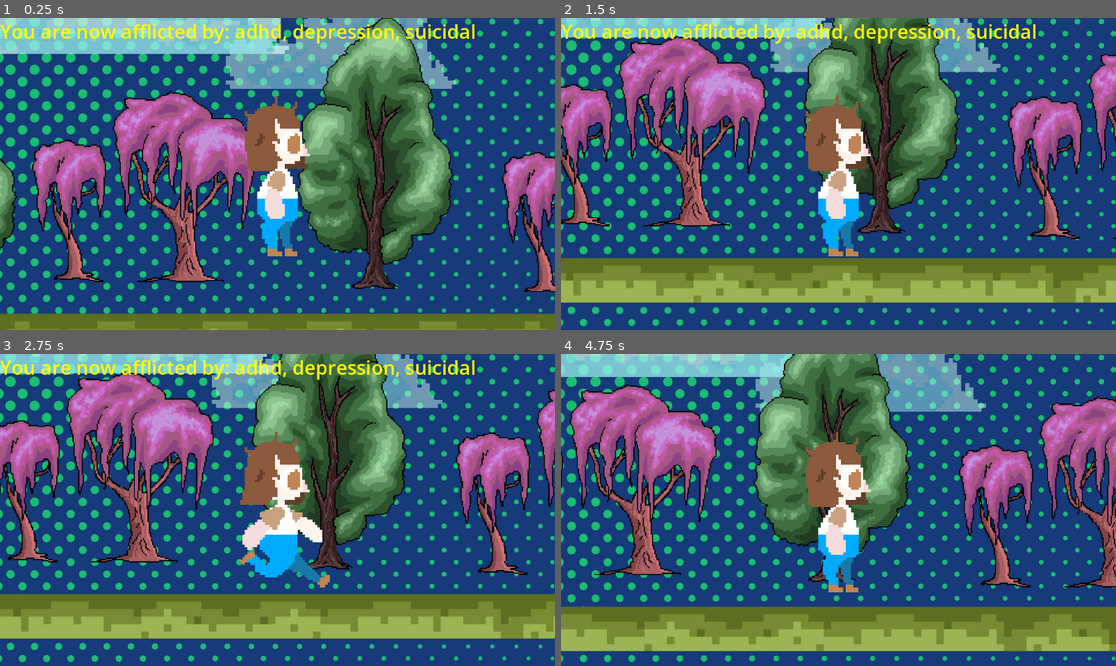
Above: before the commit, frames 1-4 (two rows, left to right).
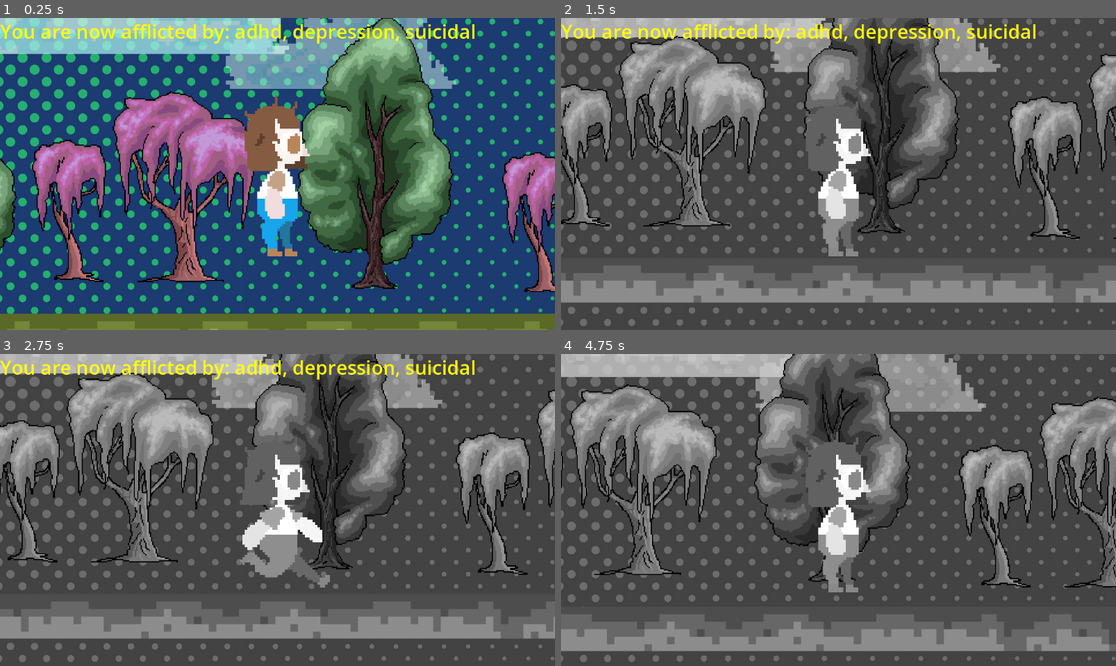
Above: after the commit, the same moments.

Repository: j-karls/jamboys
Game: Godot game, scene res://nodes/base_node.tscn
Two runs of this game, one before a commit and one after it. Both use one fixed random seed, a clock stepped at 60 frames per second and the inputs below.
Inputs:
- Up to frame 1 (0.25 s): no input
- Up to frame 2 (1.5 s): tap Enter (ui_accept) at 0.5, 0.77 s; hold Right (ui_right) from 0.53 s (still down)
- Up to frame 3 (2.75 s): tap Enter (ui_accept) at 1.52 s; release Right (ui_right) at 2.03 s; hold Left (ui_left) from 2.03 s (still down)
- Up to frame 4 (4.75 s): release Left (ui_left) at 2.78 s; hold Right (ui_right) 2.78-4.28 s; tap Enter (ui_accept) at 3.02, 3.77, 4.52 s; hold Left (ui_left) from 4.28 s (still down)

The runs differ from the first frame. In frame 2, 92% of the frame differs, in the area x 0-100%, y 0-100%; in frame 3, 92%; in frame 4, 95%.

Commit message:
Added depression color and expanded buffs

Diff:
--- a/buffs.gd
+++ b/buffs.gd
@@ -3,4 +3,7 @@
 
 @export var buff_name: String = "Unknown Buff"
 @export var speed_multiplier: float = 1.0
-@export var damage_bonus: int = 0
+@export var jump_multiplier: float = 1.0
+@export var damage_multiplier: float = 1.0
+@export var world_effect: String = ""
+@export var character_effect: String = ""
--- a/buffs/adhd.tres
+++ b/buffs/adhd.tres
@@ -5,4 +5,7 @@
 [resource]
 script = ExtResource("1_2wccy")
 buff_name = "adhd"
+speed_multiplier = 1.5
+jump_multiplier = 1.5
+damage_multiplier = 1.5
 metadata/_custom_type_script = "uid://c4ua4yf3nuryr"
--- a/buffs/closeted_gay.tres
+++ b/buffs/closeted_gay.tres
@@ -5,4 +5,6 @@
 [resource]
 script = ExtResource("1_sfkoq")
 buff_name = "closeted gay"
+jump_multiplier = 2.0
+character_effect = "colorful"
 metadata/_custom_type_script = "uid://c4ua4yf3nuryr"
--- a/buffs/depression.tres
+++ b/buffs/depression.tres
@@ -5,5 +5,6 @@
 [resource]
 script = ExtResource("1_wvb4y")
 buff_name = "depression"
-speed_multiplier = 2.0
+speed_multiplier = 0.5
+world_effect = "desaturate"
 metadata/_custom_type_script = "uid://c4ua4yf3nuryr"
--- a/buffs/suicidal.tres
+++ b/buffs/suicidal.tres
@@ -5,4 +5,6 @@
 [resource]
 script = ExtResource("1_wi0ep")
 buff_name = "suicidal"
+damage_multiplier = 2.0
+character_effect = "bleed"
 metadata/_custom_type_script = "uid://c4ua4yf3nuryr"
--- a/nodes/base_node.tscn
+++ b/nodes/base_node.tscn
@@ -9,6 +9,7 @@
 [ext_resource type="Texture2D" uid="uid://bkqe864vtgvnj" path="res://assets/Untitled324_20260615183411.png" id="6_jwog2"]
 [ext_resource type="Script" uid="uid://cvbwmarmqqw8r" path="res://nodes/canvas_layer_ui_manager.gd" id="7_0t18j"]
 [ext_resource type="Script" uid="uid://wjiabfcsn10i" path="res://nodes/assets/character_body_2d.gd" id="7_pogw7"]
+[ext_resource type="Script" uid="uid://mdtrf5r2s3qd" path="res://nodes/world_environment.gd" id="7_uk61a"]
 [ext_resource type="Texture2D" uid="uid://lj4xk4phvuue" path="res://nodes/assets/Untitled323_20260615165743.png" id="8_8b1jn"]
 [ext_resource type="Texture2D" uid="uid://cl1e558isslff" path="res://nodes/assets/Untitled323_20260615172059.png" id="9_roe8m"]
 [ext_resource type="Texture2D" uid="uid://ckwiq40awqlse" path="res://nodes/assets/Untitled323_20260615173110.png" id="10_hcxf5"]
@@ -20,6 +21,10 @@
 [ext_resource type="Resource" uid="uid://bunxa55gxfgce" path="res://buffs/adhd.tres" id="17_ssqj7"]
 [ext_resource type="Resource" uid="uid://b203ns3m4no10" path="res://buffs/suicidal.tres" id="18_jwog2"]
 [ext_resource type="Resource" uid="uid://d0xebblrolmgt" path="res://buffs/closeted_gay.tres" id="19_uk61a"]
+
+[sub_resource type="Environment" id="Environment_jwog2"]
+background_mode = 3
+adjustment_enabled = true
 
 [sub_resource type="RectangleShape2D" id="RectangleShape2D_uk61a"]
 size = Vector2(2044, 100)
@@ -55,6 +60,10 @@
 [node name="BaseNode" type="Node2D" unique_id=1964168779]
 
 [node name="EnvironmentRoot" type="Node2D" parent="." unique_id=539504093]
+
+[node name="WorldEnvironment" type="WorldEnvironment" parent="EnvironmentRoot" unique_id=1806284991]
+environment = SubResource("Environment_jwog2")
+script = ExtResource("7_uk61a")
 
 [node name="Parallax2DBackground" type="Parallax2D" parent="EnvironmentRoot" unique_id=1528106249]
 scroll_scale = Vector2(0, 0)
@@ -138,7 +147,7 @@
 
 [node name="CanvasLayerUIManager" type="CanvasLayer" parent="." unique_id=1940427158 node_paths=PackedStringArray("player_stats_manager")]
 script = ExtResource("7_0t18j")
-player_stats_manager = NodePath("../CharacterBody2D/StatsManager")
+player_stats_manager = NodePath("../Player/StatsManager")
 
 [node name="Label" type="Label" parent="CanvasLayerUIManager" unique_id=796847198]
 offset_right = 40.0
@@ -147,28 +156,29 @@
 horizontal_alignment = 1
 vertical_alignment = 1
 
-[node name="CharacterBody2D" type="CharacterBody2D" parent="." unique_id=1348621404]
+[node name="Player" type="CharacterBody2D" parent="." unique_id=1348621404]
 z_index = 3
 scale = Vector2(0.5, 0.5)
 script = ExtResource("7_pogw7")
 
-[node name="AnimatedSprite2D" type="AnimatedSprite2D" parent="CharacterBody2D" unique_id=1122691995]
+[node name="AnimatedSprite2D" type="AnimatedSprite2D" parent="Player" unique_id=1122691995]
 sprite_frames = SubResource("SpriteFrames_7rd1a")
 animation = &"walk"
 script = ExtResource("12_lbhh7")
 
-[node name="CollisionShape2D" type="CollisionShape2D" parent="CharacterBody2D" unique_id=271770616]
+[node name="CollisionShape2D" type="CollisionShape2D" parent="Player" unique_id=271770616]
 position = Vector2(0, 215)
 shape = SubResource("RectangleShape2D_jwog2")
 
-[node name="StatsManager" type="Node" parent="CharacterBody2D" unique_id=60611858]
+[node name="StatsManager" type="Node" parent="Player" unique_id=60611858]
 script = ExtResource("13_8b1jn")
 all_game_buffs = Array[ExtResource("15_hcxf5")]([ExtResource("16_oxhua"), ExtResource("17_ssqj7"), ExtResource("18_jwog2"), ExtResource("19_uk61a")])
 
-[node name="Camera2D" type="Camera2D" parent="CharacterBody2D" unique_id=1990318908]
+[node name="Camera2D" type="Camera2D" parent="Player" unique_id=1990318908]
 position = Vector2(4, 110)
 zoom = Vector2(0.4, 0.4)
 script = ExtResource("4_8kaxv")
 speed = 0.0
 
-[connection signal="buffs_applied" from="CharacterBody2D/StatsManager" to="CharacterBody2D" method="_on_stats_manager_buffs_applied"]
+[connection signal="buffs_applied" from="Player/StatsManager" to="Player" method="_on_stats_manager_buffs_applied"]
+[connection signal="buffs_applied" from="Player/StatsManager" to="EnvironmentRoot/WorldEnvironment" method="_on_stats_manager_buffs_applied"]
--- /dev/null
+++ b/nodes/world_environment.gd
@@ -0,0 +1,41 @@
+extends WorldEnvironment
+
+
+# Called when the node enters the scene tree for the first time.
+func _ready() -> void:
+	pass # Replace with function body.
+
+
+# Called every frame. 'delta' is the elapsed time since the previous frame.
+func _process(delta: float) -> void:
+	pass
+
+
+# This function is triggered whenever the StatsManager emits its signal
+func _on_stats_manager_buffs_applied(active_buffs: Array[Buff]) -> void:
+	var should_desaturate: bool = false
+
+	for buff in active_buffs:
+		if buff.world_effect == "desaturate":
+			should_desaturate = true
+			break
+
+	if should_desaturate:
+		_apply_desaturation()
+	else:
+		_reset_saturation()
+
+func _apply_desaturation() -> void:
+	# Ensure adjustments are enabled on the resource
+	environment.adjustment_enabled = true
+
+	# Smooth transition using a Tween
+	var tween := create_tween()
+	tween.tween_property(environment, "adjustment_saturation", 0.0, 1.5)
+	# (If you prefer it to snap instantly instead of smoothly fading, use this:)
+	# environment.adjustment_saturation = 0.0
+
+func _reset_saturation() -> void:
+	# Optional: Reset back to normal if the buff is ever removed
+	var tween := create_tween()
+	tween.tween_property(environment, "adjustment_saturation", 1.0, 1.5)
Not shown, added: nodes/world_environment.gd.uid
